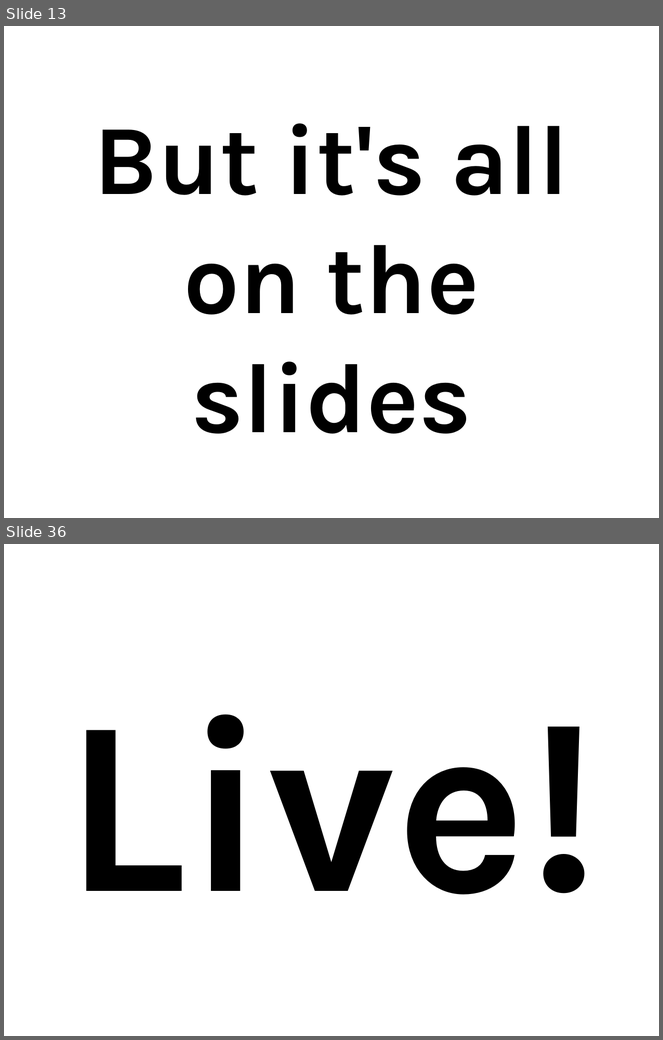
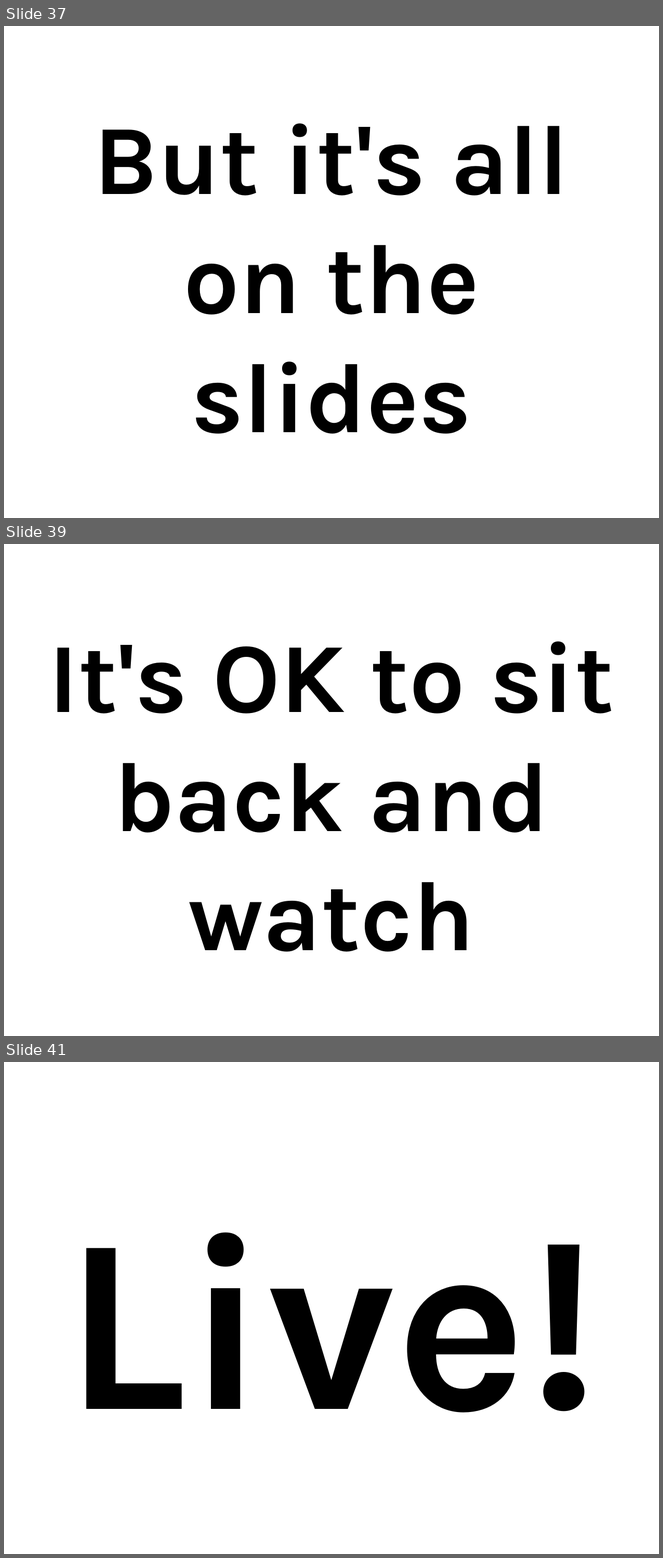
Before and after one commit to thewoolleyman/ci_for_the_rails_guy_or_gal, a slide deck: presentation/ci_for_the_web_2.0_guy_or_gal.odp. Shown one above the other, each under a label of ours: slides 13 and 36 before the commit, slides 37, 39 and 41 after it; the slides between them are not shown. The pictures are 663x1040 and 663x1558 pixels, drawn with LibreOffice and Linux fonts; fonts in the diff are those of the drawing. Boxes give left, top, right and bottom in pixels: in the first picture for what was removed or moved away, otherwise in the second. Text is boxed around its words. In the diff, an @@ line names an element or a change of style, - is before the commit and + after.

```diff
--- a/presentation/ci_for_the_web_2.0_guy_or_gal.odp
+++ b/presentation/ci_for_the_web_2.0_guy_or_gal.odp
@@ slide 39 added at (4,544,659,1036), background #FFFFFF @@
@@ title added at (49,641,614,952), 120 pt, text #000000, bold @@
+It's OK to sit back and watch
@@ what was slide 13 is now slide 37 @@
@@ what was slide 36 is now slide 41 @@
```
Also in this commit, not shown: 26 slides changed, 8 other slides added, 2 slides removed.
